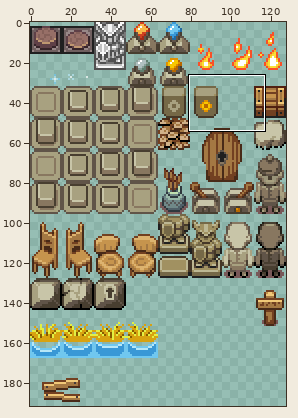
One commit to this sprite sheet: data/sprites/entities/miscellaneous.png. The first picture is a wide view before the edit; the outline marks the close-up.
Close-up. Before the commit:
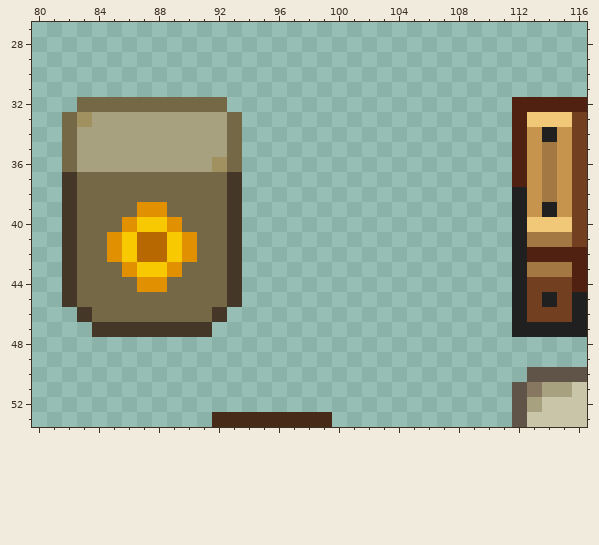
The file is 128x192 pixels. Colours within 5 levels of each other are drawn and written as one. Shown: x 80..116, y 27..53.
After:
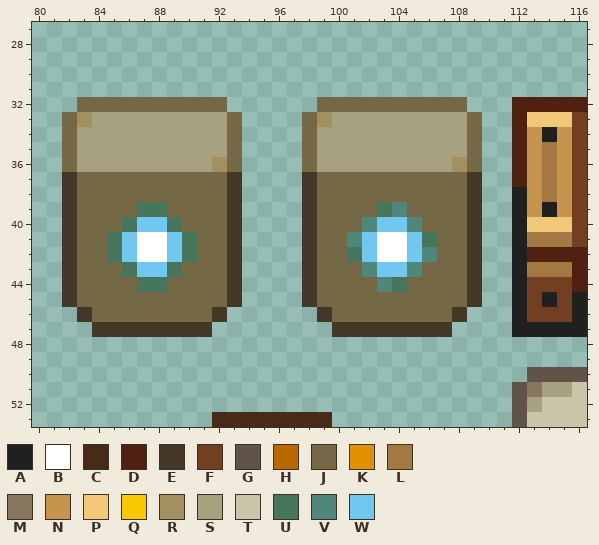
Palette (. is transparent): A #202020  B #ffffff  C #482a18  D #502010  E #453727  F #724021  G #605448  H #b86800  J #756847  K #e09000  L #a47843  M #887760  N #c6944d  P #f0c878  Q #f8c800  R #a19161  S #a8a180  T #c8c5a8  U #47755c  V #4f877b  W #70c7ef
From old to new:
Colour B now appears in rows 41 to 42 at x 103 to 104.
The author changed colour H to colour B in rows 41 to 42 at x 87 to 88.
Colour E now appears in rows 37 to 45 at x 98 and 109; in row 46 at x 99 and 108; in row 47 at x 100 to 107.
Colour J now appears in row 32 at x 99 to 108; in rows 33 to 36 at x 98 and 109; in rows 37 to 38 at x 99 to 108; in row 39 at x 99 to 102 and 105 to 108; in row 40 at x 99 to 101 and 106 to 108; in rows 41 to 42 at x 99 to 100 and 107 to 108.
Colour J now appears in row 43 at x 99 to 101 and 106 to 108; in row 44 at x 99 to 102 and 105 to 108; in row 45 at x 99 to 108; in row 46 at x 100 to 107.
Colour R now appears in row 33 at x 99; in row 36 at x 108.
Colour S now appears in row 33 at x 100 to 108; in rows 34 to 35 at x 99 to 108; in row 36 at x 99 to 107.
Colour U now appears in row 39 at x 103; in row 41 at x 106; in row 42 at x 101; in row 44 at x 104.
The author changed colour K to colour U in row 39 at x 87 to 88; in row 40 at x 86 and 89; in rows 41 to 42 at x 85 and 90; in row 43 at x 86 and 89; in row 44 at x 87 to 88.
Colour V now appears in row 39 at x 104; in row 40 at x 102 and 105; in row 41 at x 101; in row 42 at x 106; in row 43 at x 102 and 105; in row 44 at x 103.
Colour W now appears in row 40 at x 103 to 104; in rows 41 to 42 at x 102 and 105; in row 43 at x 103 to 104.
The author changed colour Q to colour W in row 40 at x 87 to 88; in rows 41 to 42 at x 86 and 89; in row 43 at x 87 to 88.
Boxes around the changes in both close-ups, in picture pixels (x1, y1, x2, y2):
added: (302, 97, 482, 337)
changed: (107, 202, 197, 292)
